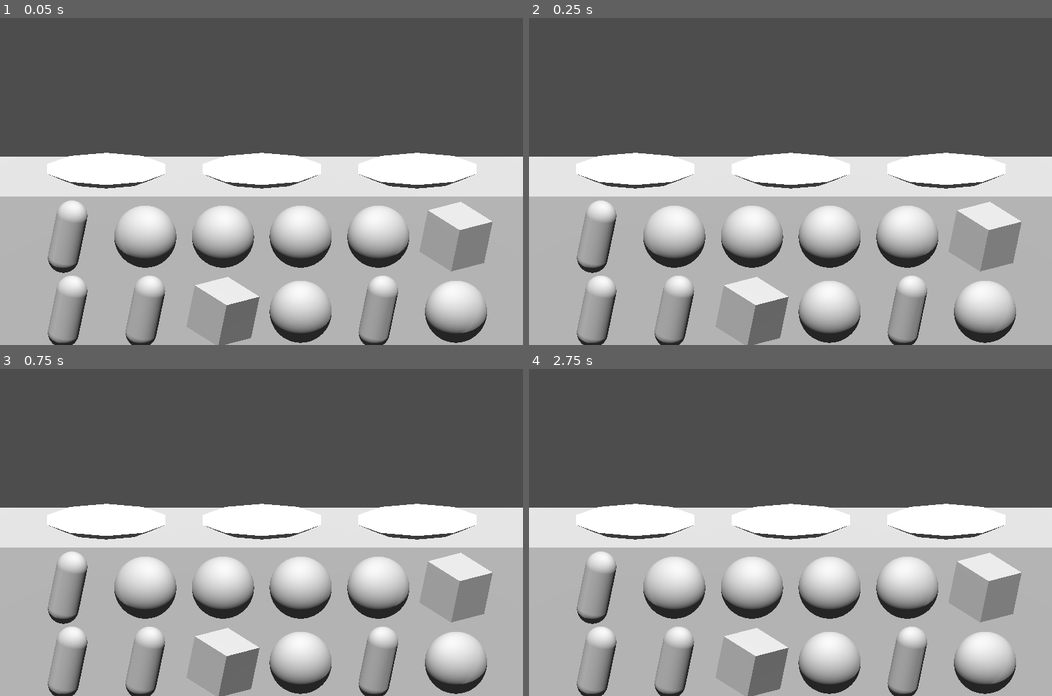
Above: before the commit, frames 1-4 (two rows, left to right).
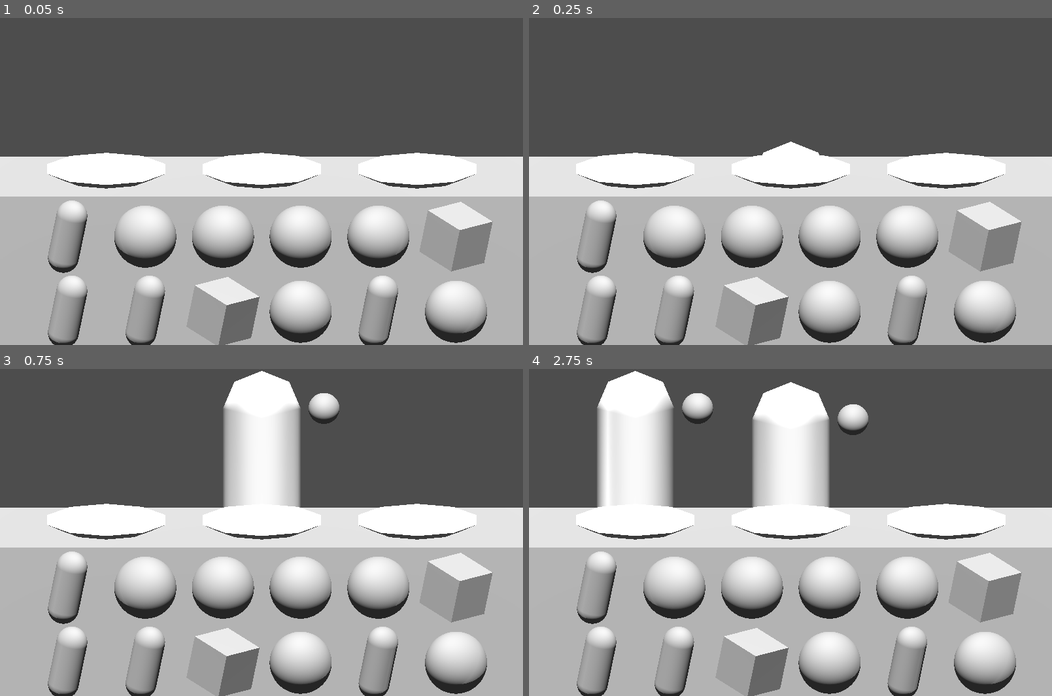
Above: after the commit, the same moments.

Repository: codie-sharp/faye-foods
Game: Godot game, scene res://MainScene.tscn
Two runs of this game, one before a commit and one after it. Both use one fixed random seed, a clock stepped at 60 frames per second and the inputs below.
Inputs (mouse positions are in pixels of both pictures, inside the frame that each line leads up to):
- Up to frame 1 (0.05 s): no input
- Up to frame 2 (0.25 s): no input
- Up to frame 3 (0.75 s): move the mouse to (376, 516) at 0.52 s; click (376, 516) at 0.67 s
- Up to frame 4 (2.75 s): tap Enter at 1.25 s; drag from (685, 548) to (764, 597) at 1.27 s; tap Space at 2 s; move the mouse to (842, 460) at 2.02 s; click (842, 460) at 2.17 s

Frame 1 is identical in both runs. In frame 2, 0.2% of the frame differs, in the area x 44-56%, y 37-42%; in frame 3, 6.0%; in frame 4, 11%, in the area x 13-65%, y 0-43%.
Error before the commit: Invalid access to property or key 'food_plated' on a base object of type 'Node3D (SeatScript.gd)'. (res://MainScript.gd:35)
Error after the commit: Invalid call. Nonexistent function 'has_method' in base 'Nil'. (res://MainScript.gd:54)

Commit message:
select plate with ray and avoid overlapping issues. Need to finish game loop now

Diff:
--- a/MainScene.tscn
+++ b/MainScene.tscn
@@ -63,6 +63,7 @@
 transform = Transform3D(1, 0, 0, 0, 1, 0, 0, 0, 1, 0, -1, -1)
 
 [node name="Plate" parent="Counter/Seats/Seat1" instance=ExtResource("4_xhe28")]
+transform = Transform3D(1, 0, 0, 0, 1, 0, 0, 0, 1, 0, 0.5, 0)
 
 [node name="Seat2" type="Node3D" parent="Counter/Seats"]
 script = ExtResource("2_h5ort")
@@ -71,6 +72,7 @@
 transform = Transform3D(1, 0, 0, 0, 1, 0, 0, 0, 1, 0, -1, -1)
 
 [node name="Plate" parent="Counter/Seats/Seat2" instance=ExtResource("4_xhe28")]
+transform = Transform3D(1, 0, 0, 0, 1, 0, 0, 0, 1, 0, 0.5, 0)
 
 [node name="Seat3" type="Node3D" parent="Counter/Seats"]
 transform = Transform3D(1, 0, 0, 0, 1, 0, 0, 0, 1, 1, 0, 0)
@@ -80,6 +82,7 @@
 transform = Transform3D(1, 0, 0, 0, 1, 0, 0, 0, 1, 0, -1, -1)
 
 [node name="Plate" parent="Counter/Seats/Seat3" instance=ExtResource("4_xhe28")]
+transform = Transform3D(1, 0, 0, 0, 1, 0, 0, 0, 1, 0, 0.5, 0)
 
 [node name="Pantry" type="Node3D" parent="Counter"]
 transform = Transform3D(1, 0, 0, 0, 1, 0, 0, 0, 1, 0, 0, 0.75)
--- a/MainScript.gd
+++ b/MainScript.gd
@@ -6,9 +6,10 @@
 var food_meshes = []
 var available_foods = []
 var available_seats = []
-var selected_food
+
+var selected_food = null
 var is_dragging = false
-var plate_has_food = null
+var hovered_object = null # When click is released, what is under
 
 func _ready():
 # Load resources
@@ -32,12 +33,11 @@
 	available_seats = get_node("Counter/Seats").get_children()
 	for seat in available_seats:
 		seat.seat_available.connect(_on_seat_available)
-		seat.food_plated.connect(_on_food_plated)
-		seat.food_unplated.connect(_on_food_unplated)
 
+		# I think this stays here for drag and drop.
+		# Seat can also subscribe to these signals
+		# Maybe seat script won't be needed eventually
 		var plate = seat.get_node("Plate")
-		plate.food_plated.connect(_on_food_plated)
-		plate.food_unplated.connect(_on_food_unplated)
 		plate.correct_food.connect(_on_correct_food)
 		plate.wrong_food.connect(_on_wrong_food)
 
@@ -48,11 +48,11 @@
 	timer.start()
 
 func _input(event):
-	# If click is released check if the selected food was dropped on a plate
+	# If click is released check if the selected food was dropped on a plate and check the food
 	if event is InputEventMouseButton and !event.pressed:
 		is_dragging = false
-		if plate_has_food:
-			plate_has_food.check_food(selected_food)
+		if hovered_object.has_method("check_food"):
+			hovered_object.check_food(selected_food)
 		else:
 			selected_food.global_transform.origin = selected_food.get_parent().global_transform.origin
 			selected_food = null
@@ -67,6 +67,7 @@
 		query.collide_with_areas = true
 		var result = space_state.intersect_ray(query)
 		if result:
+			hovered_object = result.collider
 			var normal = result.normal
 			var radius = selected_food.get_node("Collider").shape.get_size().x / 2
 			var target_position = result.position + result.normal * radius
@@ -94,13 +95,7 @@
 func _on_seat_available(seat):
 	available_seats.append(seat)
 
-# Keep track of plated food
-func _on_food_plated(plate):
-	plate_has_food = plate
-
-func _on_food_unplated():
-	plate_has_food = null
-
+# Emitted by the plate
 func _on_correct_food():
 	print("correct food")
 	selected_food = null
--- a/PlateScene.tscn
+++ b/PlateScene.tscn
@@ -20,7 +20,6 @@
 cap_bottom = false
 
 [node name="Plate" type="Area3D"]
-transform = Transform3D(1, 0, 0, 0, 1, 0, 0, 0, 1, 0, 0.5, 0)
 script = ExtResource("1_kaaq8")
 
 [node name="Collider" type="CollisionShape3D" parent="."]
--- a/PlateScript.gd
+++ b/PlateScript.gd
@@ -1,16 +1,10 @@
 extends Area3D
 
-signal food_plated
-signal food_unplated
 signal correct_food
 signal wrong_food
 
 var active = false
 var food_wanted # directly set by parent
-
-func _ready():
-	connect("area_entered", _on_area_entered)
-	connect("area_exited", _on_area_exited)
 
 func change_state():
 	active = !active
@@ -20,12 +14,3 @@
 		emit_signal("correct_food")
 	else:
 		emit_signal("wrong_food")
-
-# Pass self to Main when food plated
-func _on_area_entered(_area):
-	if active:
-		emit_signal("food_plated", self)
-
-func _on_area_exited(_area):
-	if active:
-		emit_signal("food_unplated")
